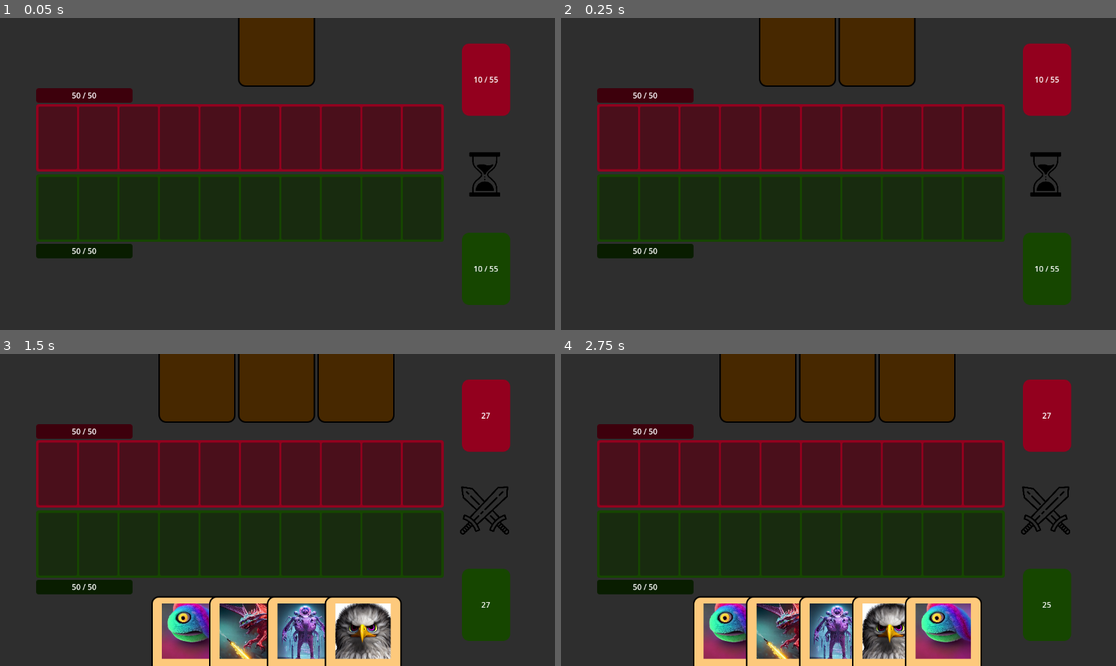
Above: before the commit, frames 1-4 (two rows, left to right).
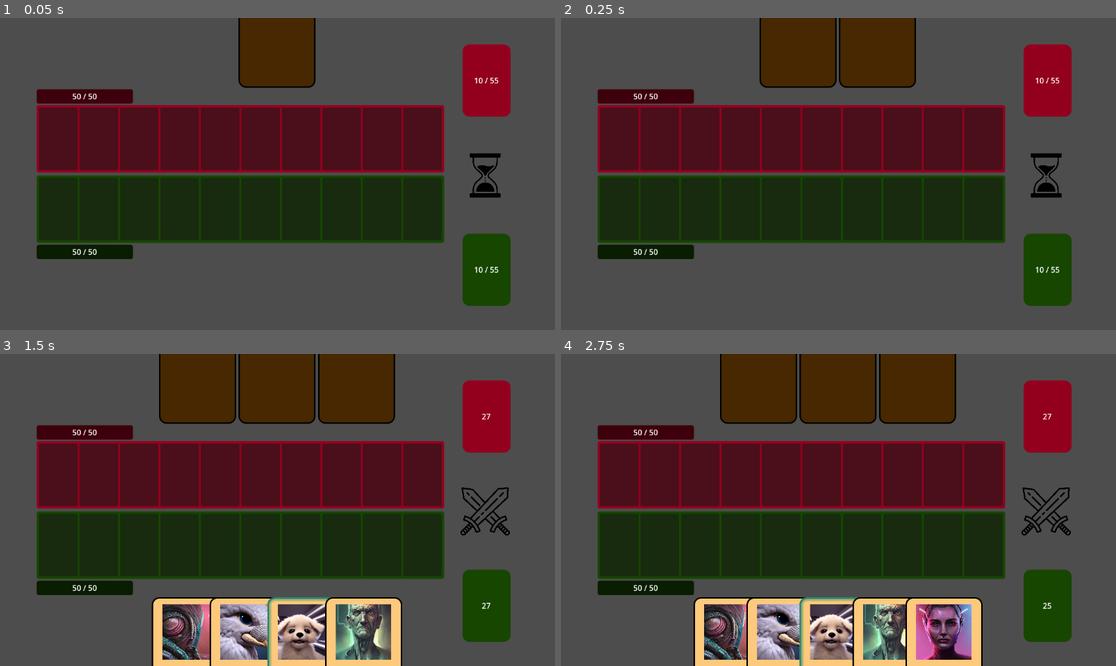
Above: after the commit, the same moments.

Repository: jamklex/first_game
Game: Godot game, scene res://scenes/gameboard/_main.tscn
Two runs of this game, one before a commit and one after it. Both use one fixed random seed, a clock stepped at 60 frames per second and the inputs below. This scene is started directly instead of the project's main scene.
Inputs (mouse positions are in pixels of both pictures, inside the frame that each line leads up to):
- Up to frame 1 (0.05 s): no input
- Up to frame 2 (0.25 s): no input
- Up to frame 3 (1.5 s): move the mouse to (399, 494) at 0.52 s; click (399, 494) at 0.67 s; move the mouse to (166, 525) at 1.27 s; click (166, 525) at 1.42 s
- Up to frame 4 (2.75 s): tap Enter at 2 s; move the mouse to (894, 441) at 2.02 s; click (894, 441) at 2.17 s

The runs differ from the first frame. In frame 1, 62% of the frame differs, in the area x 0-100%, y 0-100%; in frame 2, 59%; in frame 3, 53%; in frame 4, 52%.

Commit message:
some more global vars

Diff:
--- a/Deck_Defense/project.godot
+++ b/Deck_Defense/project.godot
@@ -18,6 +18,8 @@
 [autoload]
 
 Properties="*res://scenes/gameboard/scripts/properties.gd"
+Util="*res://scenes/gameboard/scripts/util.gd"
+JsonReader="*res://shared/scripts/json_reader.gd"
 
 [gui]
 
--- a/Deck_Defense/scenes/gameboard/_main.tscn
+++ b/Deck_Defense/scenes/gameboard/_main.tscn
@@ -52,29 +52,20 @@
 corner_radius_bottom_right = 15
 corner_radius_bottom_left = 15
 
-[node name="Gameboard" type="Node2D"]
+[node name="Gameboard" type="CenterContainer"]
+anchors_preset = 15
+anchor_right = 1.0
+anchor_bottom = 1.0
+grow_horizontal = 2
+grow_vertical = 2
 script = ExtResource("1")
+metadata/_edit_use_anchors_ = true
 
 [node name="Panel" type="Panel" parent="."]
-anchors_preset = 8
-anchor_left = 0.5
-anchor_top = 0.5
-anchor_right = 0.5
-anchor_bottom = 0.5
-offset_left = -425.0
-offset_top = -678.0
-offset_right = 1575.0
-offset_bottom = 1322.0
-grow_horizontal = 2
-grow_vertical = 2
+layout_mode = 2
 
 [node name="Enemy" type="Control" parent="."]
-layout_mode = 3
-anchors_preset = 0
-offset_left = 575.0
-offset_top = 322.0
-offset_right = 575.0
-offset_bottom = 322.0
+layout_mode = 2
 
 [node name="Hand" type="HBoxContainer" parent="Enemy"]
 layout_mode = 0
@@ -117,12 +108,7 @@
 offset_bottom = 135.0
 
 [node name="TurnOptions" type="Control" parent="."]
-layout_mode = 3
-anchors_preset = 0
-offset_left = 575.0
-offset_top = 322.0
-offset_right = 575.0
-offset_bottom = 322.0
+layout_mode = 2
 
 [node name="WaitWhileFight" parent="TurnOptions" instance=ExtResource("8")]
 anchors_preset = 0
@@ -151,12 +137,7 @@
 offset_bottom = 51.0
 
 [node name="Player" type="Control" parent="."]
-layout_mode = 3
-anchors_preset = 0
-offset_left = 575.0
-offset_top = 322.0
-offset_right = 575.0
-offset_bottom = 322.0
+layout_mode = 2
 
 [node name="CardSpace" type="Panel" parent="Player"]
 custom_minimum_size = Vector2(846, 140)
@@ -202,21 +183,14 @@
 [node name="PlayerWins" parent="." instance=ExtResource("9_aphqi")]
 visible = false
 top_level = true
+layout_mode = 2
 size_flags_horizontal = 4
 size_flags_vertical = 4
 
 [node name="PlayerLooses" parent="." instance=ExtResource("8_vb3l3")]
 visible = false
 top_level = true
-anchors_preset = 0
-anchor_right = 0.0
-anchor_bottom = 0.0
-offset_left = -924.0
-offset_top = -1176.0
-offset_right = 2076.0
-offset_bottom = 1824.0
-grow_horizontal = 1
-grow_vertical = 1
+layout_mode = 2
 
 [connection signal="gui_input" from="TurnOptions/AttackOpponent" to="." method="_on_AttackOpponent_gui_input"]
 [connection signal="gui_input" from="TurnOptions/BlockOpponent" to="." method="_on_BlockOpponent_gui_input"]
--- a/Deck_Defense/scenes/gameboard/scripts/card-space-clickevent.gd
+++ b/Deck_Defense/scenes/gameboard/scripts/card-space-clickevent.gd
@@ -1,6 +1,4 @@
 extends HBoxContainer
-
-var Util = preload("res://scenes/gameboard/scripts/util.gd").new()
 
 func _ready():
 	pass
--- a/Deck_Defense/scenes/gameboard/scripts/logic.gd
+++ b/Deck_Defense/scenes/gameboard/scripts/logic.gd
@@ -1,4 +1,4 @@
-extends Node2D
+extends CenterContainer
 
 const WAIT_WHILE_FIGHT = "TurnOptions/WaitWhileFight"
 const ATTACK_PLAYER = "TurnOptions/AttackOpponent"
@@ -21,7 +21,6 @@
 const ENEMY_THINKING_TIME = 1.5
 const CARD_DRAW_TIME = 0.2
 
-var Util = preload("res://scenes/gameboard/scripts/util.gd").new()
 var rng:RandomNumberGenerator = Properties.rng
 
 var max_card_space_spots = 10;
@@ -35,7 +34,7 @@
 func initialize_game():
 	var level = 1
 	Properties.initialize(level)
-	Util.initialize(get_tree(), Properties)
+	Util.initialize(get_tree())
 	set_hp(enemy_healt, Properties.enemyCurrentHp, Properties.enemyMaxHp)
 	set_hp(player_healt, Properties.playerCurrentHp, Properties.playerMaxHp)
 	await place_cards_in_hand(get_node(enemy_hand), Properties.initial_hand_cards, Properties.enemy_deck, Properties.enemy_initial, false)
--- a/Deck_Defense/scenes/gameboard/scripts/util.gd
+++ b/Deck_Defense/scenes/gameboard/scripts/util.gd
@@ -1,19 +1,16 @@
-extends Object
+extends Node
 
 var player_deck = []
 var enemy_deck = []
-var rng = RandomNumberGenerator.new()
+var rng = Properties.rng
 
 var enemy_card = preload("res://shared/card/back.tscn")
 var player_card = preload("res://shared/card/front.tscn")
 
 var tree:SceneTree
-var properties
 
-func initialize(given_tree, given_properties):
+func initialize(given_tree):
 	tree = given_tree
-	properties = given_properties
-	rng.randomize()
 
 func lay_card_on_space(card_spots, from, to, hand_node):
 	var initial_card = hand_node.get_child(from)
@@ -115,7 +112,7 @@
 
 func draw_cards(node, amount, deck, prefered_ids, visible_card, card_draw_time):
 	for n in amount:
-		if node.get_child_count() == properties.max_hand_cards:
+		if node.get_child_count() == Properties.max_hand_cards:
 			break
 		var card
 		if prefered_ids != null:
